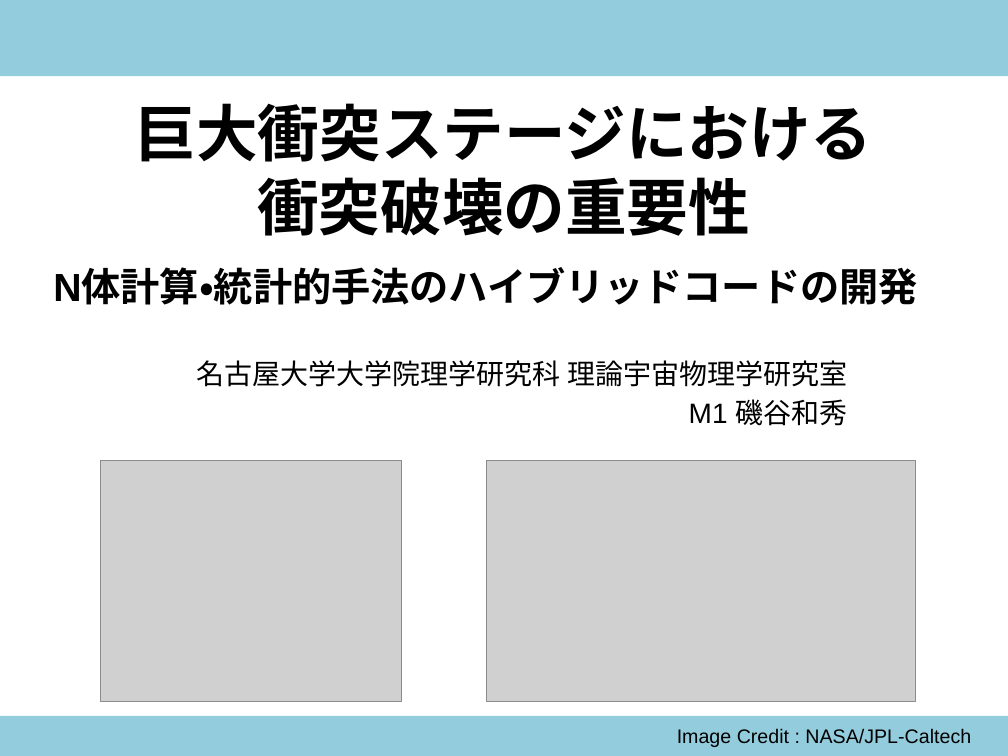
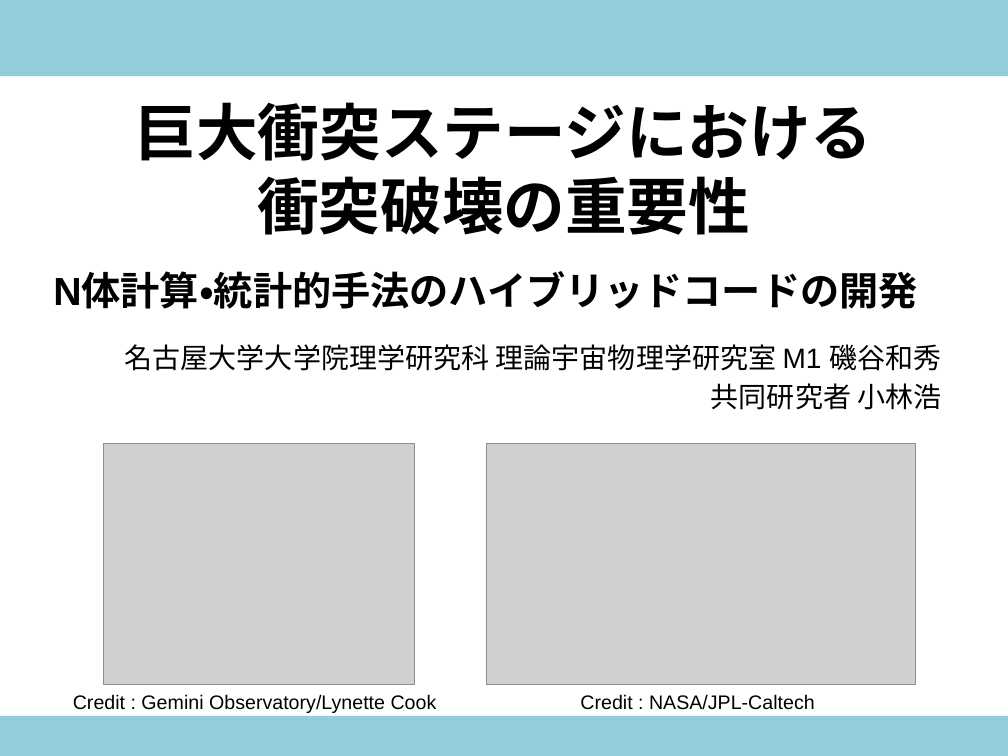
Before and after one commit to kazpc1215/Summer_School_2017, a slide deck: slide 1 of isoya20170727_ver1.pptx. Drawn at 1008x756 pixels with LibreOffice and Linux fonts; fonts in the diff are those of the drawing; grey boxes stand for pictures. Boxes give left, top, right and bottom in pixels: in the first picture for what was removed or moved away, otherwise in the second. Text is boxed around its words. In the diff, an @@ line names an element or a change of style, - is before the commit and + after.

```diff
--- a/isoya20170727_ver1.pptx
+++ b/isoya20170727_ver1.pptx
@@ text "N体計算・統計的手法のハイブリッドコードの開発": place and size @@
-text "N体計算・統計的手法のハイブリッドコードの開発" at [53,270,917,305]
+text "N体計算・統計的手法のハイブリッドコードの開発" at [53,274,917,309]
@@ subtitle at [125,344,941,410]: text changed @@
-名古屋大学大学院理学研究科 理論宇宙物理学研究室
-M1 磯谷和秀
+名古屋大学大学院理学研究科 理論宇宙物理学研究室 M1 磯谷和秀
+共同研究者 小林浩
@@ picture: place and size @@
-picture at [101,460,402,701]
+picture at [104,444,415,684]
@@ picture: place and size @@
-picture at [487,460,915,701]
+picture at [487,444,915,684]
@@ text added at [73,694,437,713], 14 pt, text #000000 @@
+Credit : Gemini Observatory/Lynette Cook
@@ text at [580,694,815,710]: text changed @@
-Image Credit : NASA/JPL-Caltech
+Credit : NASA/JPL-Caltech
```
Also in this commit, not shown: 6 other slides changed, 2 slides added.
